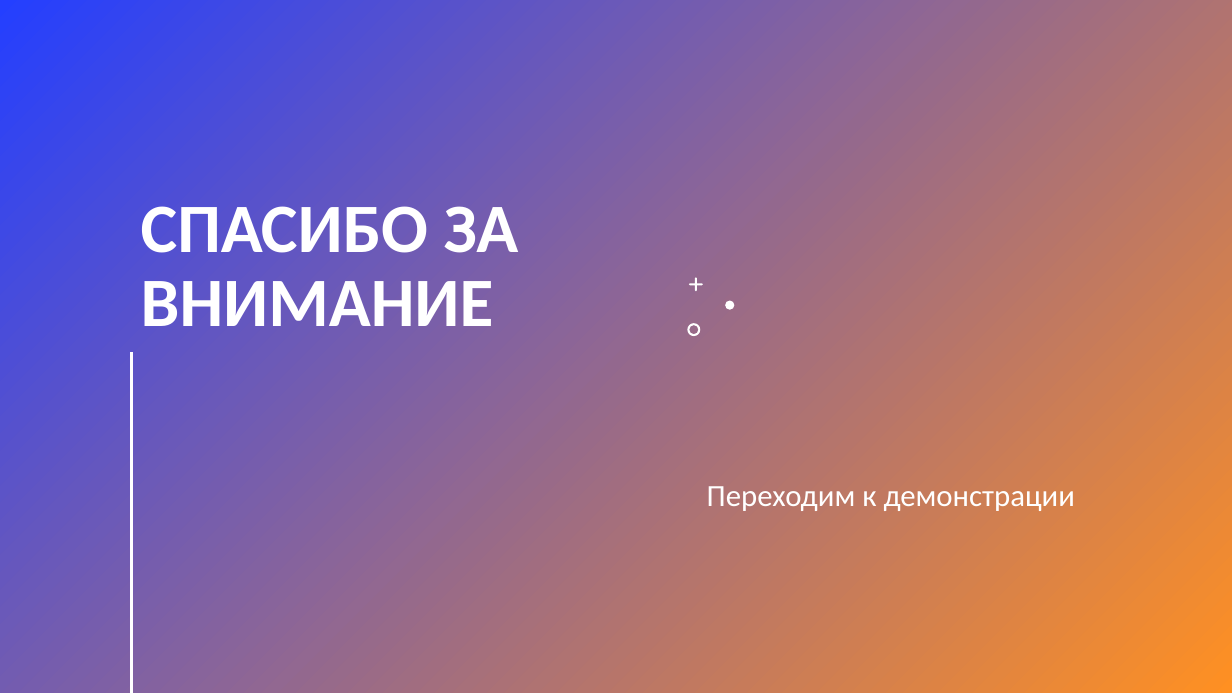
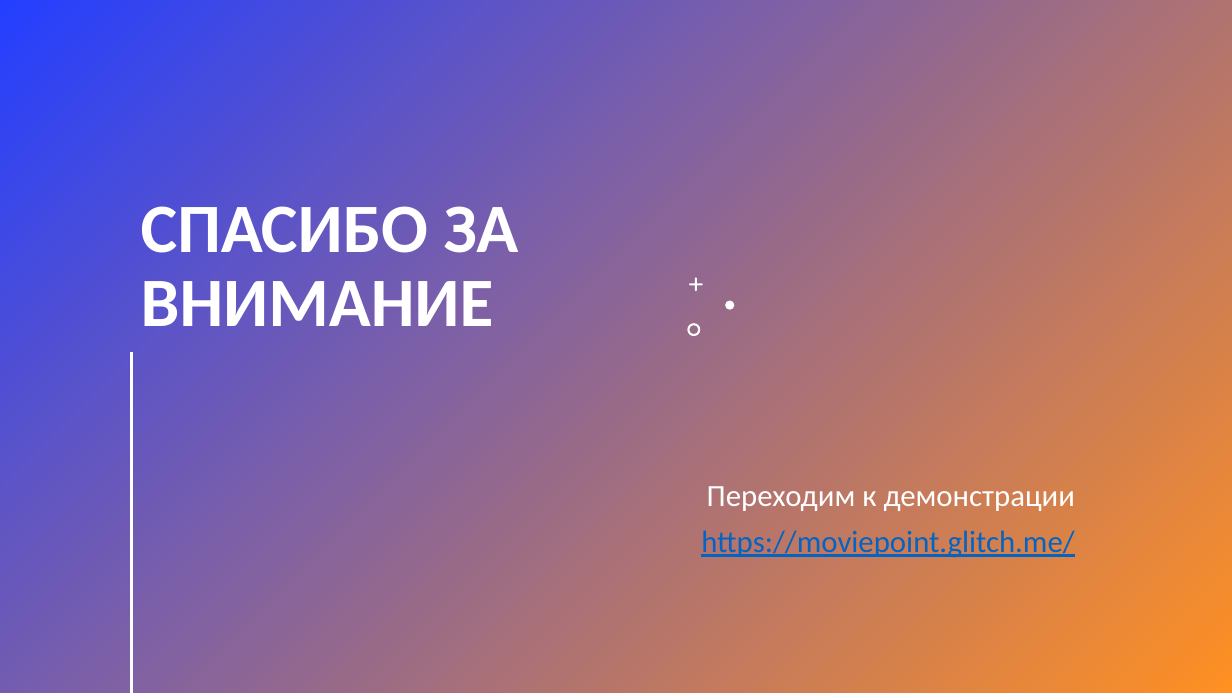
Before and after one commit to AlexSavelev/MoviePoint, a slide deck: slide 10 of presentation/Presentation.pptx. Drawn at 1232x693 pixels with LibreOffice and Linux fonts; fonts in the diff are those of the drawing. Boxes give left, top, right and bottom in pixels: in the first picture for what was removed or moved away, otherwise in the second. Text is boxed around its words. In the diff, an @@ line names an element or a change of style, - is before the commit and + after.

```diff
--- a/presentation/Presentation.pptx
+++ b/presentation/Presentation.pptx
@@ subtitle at (701, 530, 1074, 557): paragraph added @@
+https://moviepoint.glitch.me/
```
Also in this commit, not shown: 2 other slides changed, 3 other files.
